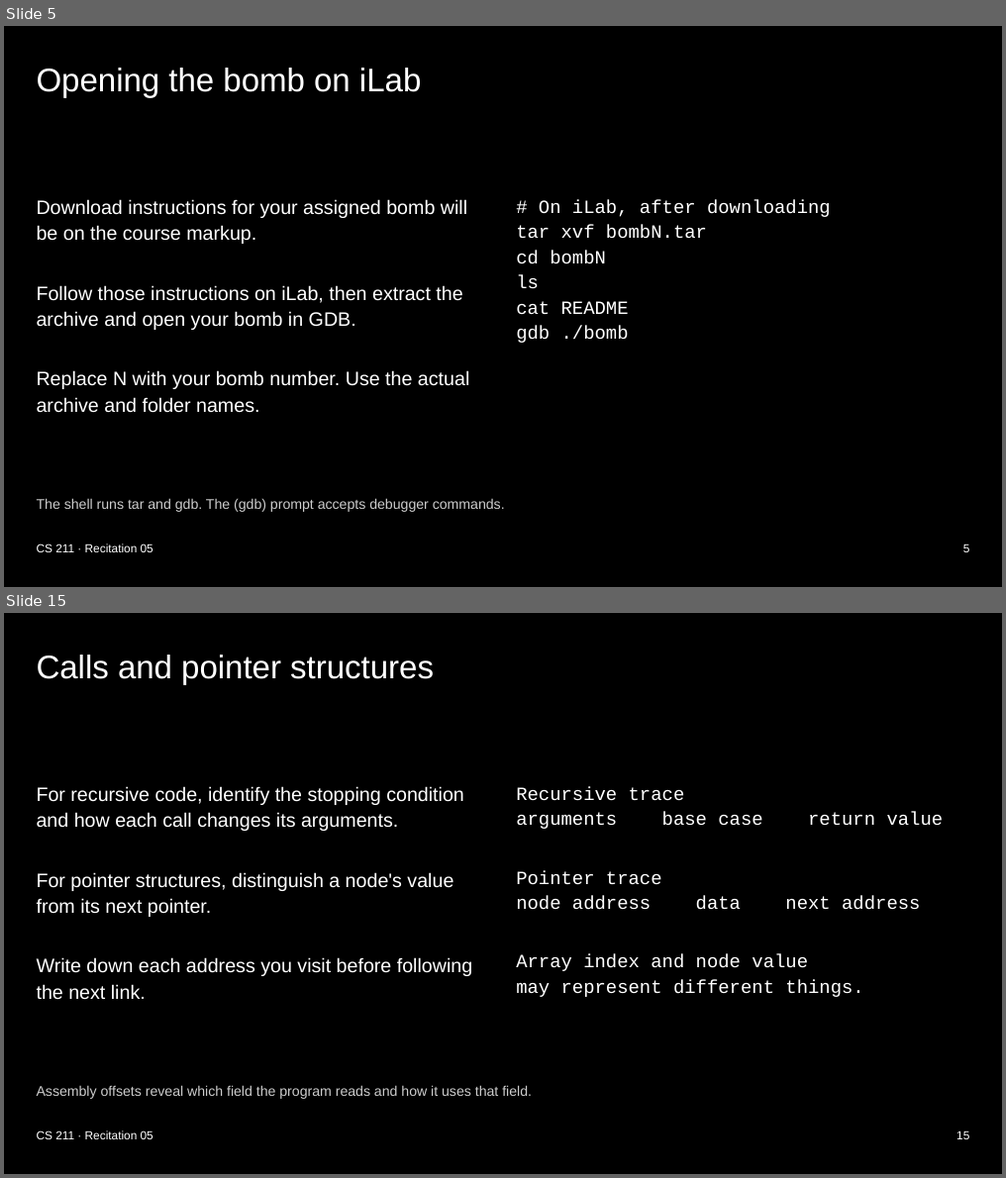
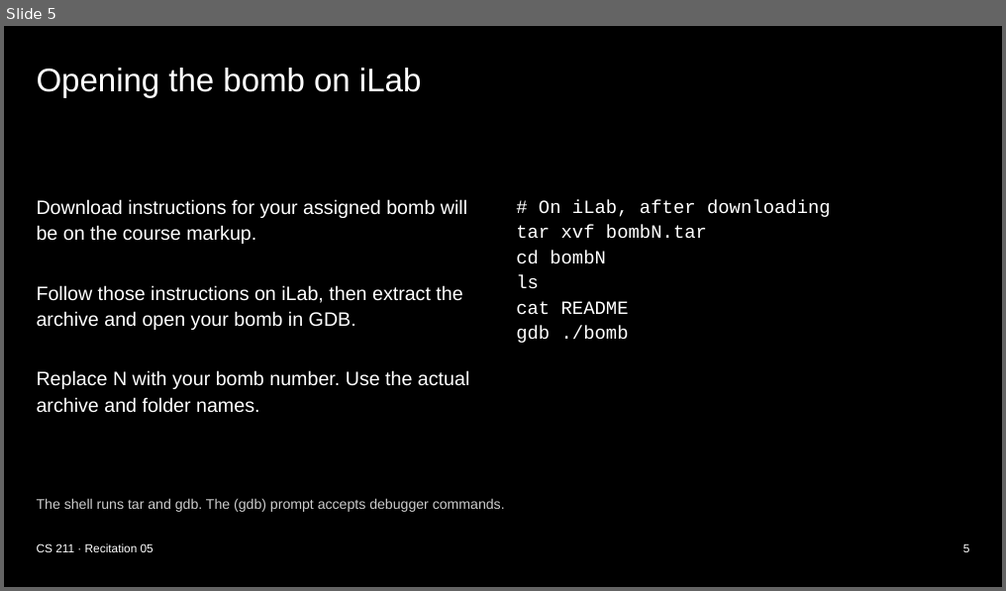
Before and after one commit to xsebby/portfolio, a slide deck: public/presentations/CS211_Recitation_5.pptx. Shown one above the other, each under a label of ours: slides 5 and 15 before the commit, slide 5 after it; the slides between them are not shown. The pictures are 1006x1178 and 1006x591 pixels, drawn with LibreOffice and Linux fonts; fonts in the diff are those of the drawing. Boxes give left, top, right and bottom in pixels: in the first picture for what was removed or moved away, otherwise in the second. Text is boxed around its words. In the diff, an @@ line names an element or a change of style, - is before the commit and + after.

Commit message:
Add assembly walkthroughs to Bomb Lab recitation

```diff
--- a/public/presentations/CS211_Recitation_5.pptx
+++ b/public/presentations/CS211_Recitation_5.pptx
@@ slide 15 removed at bbox=[4, 613, 1002, 1174], background #000000 @@
@@ title removed at bbox=[37, 655, 434, 684] @@
-Calls and pointer structures
@@ text removed at bbox=[37, 786, 472, 1000] @@
-For recursive code, identify the stopping condition and how each call changes its arguments.
-For pointer structures, distinguish a node's value from its next pointer.
-Write down each address you visit before following the next link.
@@ text removed at bbox=[186, 787, 863, 997] @@
-Recursive trace
-arguments base case return value
-Pointer trace
-node address data next address
-Array index and node value
-may represent different things.
@@ text removed at bbox=[37, 1085, 532, 1099] @@
-Assembly offsets reveal which field the program reads and how it uses that field.
@@ text removed at bbox=[37, 1131, 153, 1140] @@
-CS 211 · Recitation 05
@@ text removed at bbox=[956, 1131, 969, 1140] @@
-15
```
Also in this commit, not shown: 9 slides changed, 2 slides added, 2 other slides removed, 3 other files.
